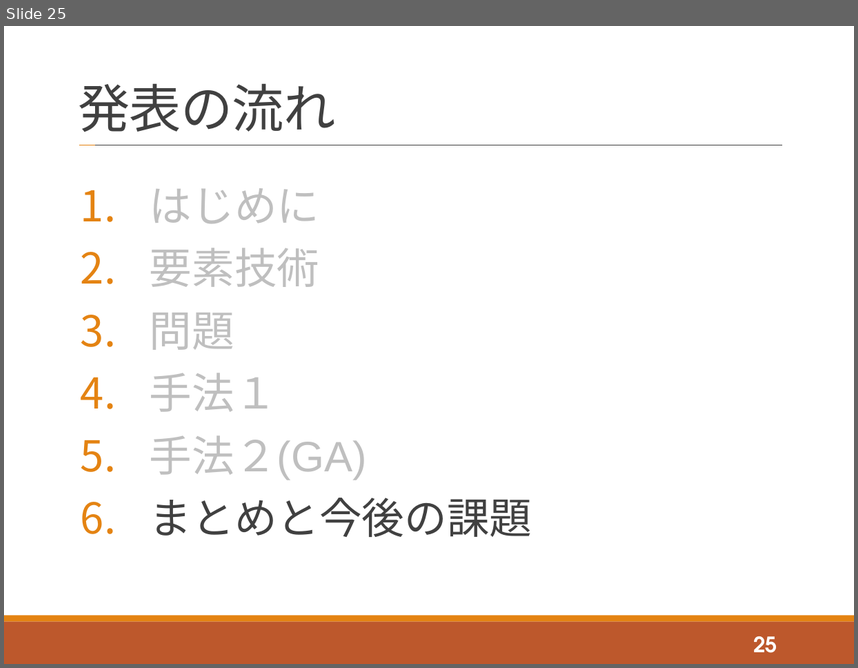
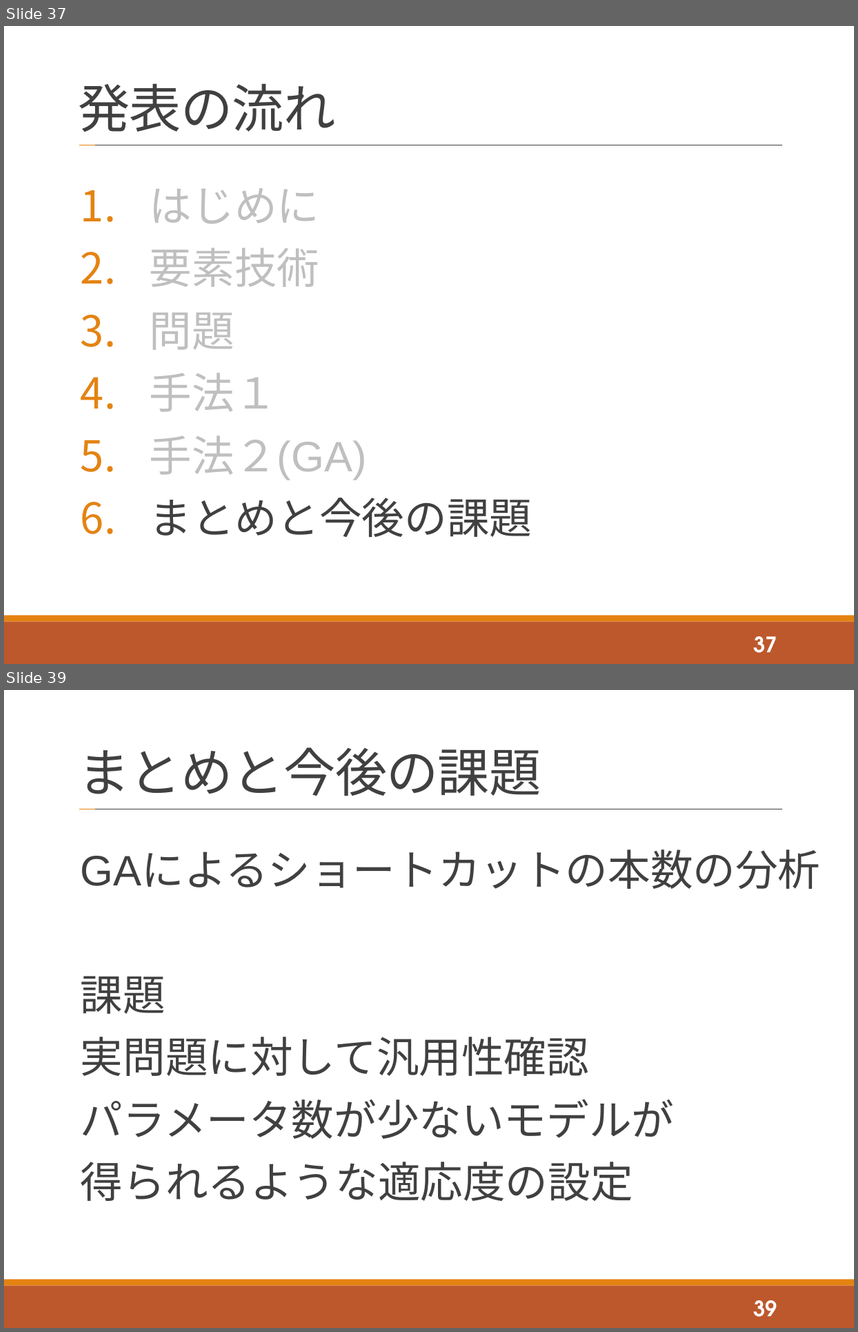
Before and after one commit to tatsuya-sugiyama/WeeklyReport, a slide deck: report/2020後期/2020_2nd_sugiyama.pptx. Shown one above the other, each under a label of ours: slide 25 before the commit, slides 37 and 39 after it; the slides between them are not shown. The pictures are 858x668 and 858x1332 pixels, drawn with LibreOffice and Linux fonts; fonts in the diff are those of the drawing. Boxes give left, top, right and bottom in pixels: in the first picture for what was removed or moved away, otherwise in the second. Text is boxed around its words. In the diff, an @@ line names an element or a change of style, - is before the commit and + after.

```diff
--- a/report/2020後期/2020_2nd_sugiyama.pptx
+++ b/report/2020後期/2020_2nd_sugiyama.pptx
@@ slide 39 added at bbox=[4, 690, 854, 1328], background #FFFFFF; not listed: 4 template elements that a slide beside it also shows @@
@@ title added at bbox=[79, 747, 542, 796], 44 pt, text #404040 @@
+まとめと今後の課題
@@ text added at bbox=[81, 851, 821, 1201], 36 pt, text #404040 @@
+GAによるショートカットの本数の分析
+課題
+実問題に対して汎用性確認
+パラメータ数が少ないモデルが
+得られるような適応度の設定
@@ page number added at bbox=[753, 1300, 777, 1317], 18 pt, text #FFFFFF, bold @@
+39
@@ what was slide 25 is now slide 37 @@
@@ page number at bbox=[753, 636, 777, 653]: text changed @@
-25
+37
```
Also in this commit, not shown: 9 slides changed, 16 other slides added, 2 slides removed.
